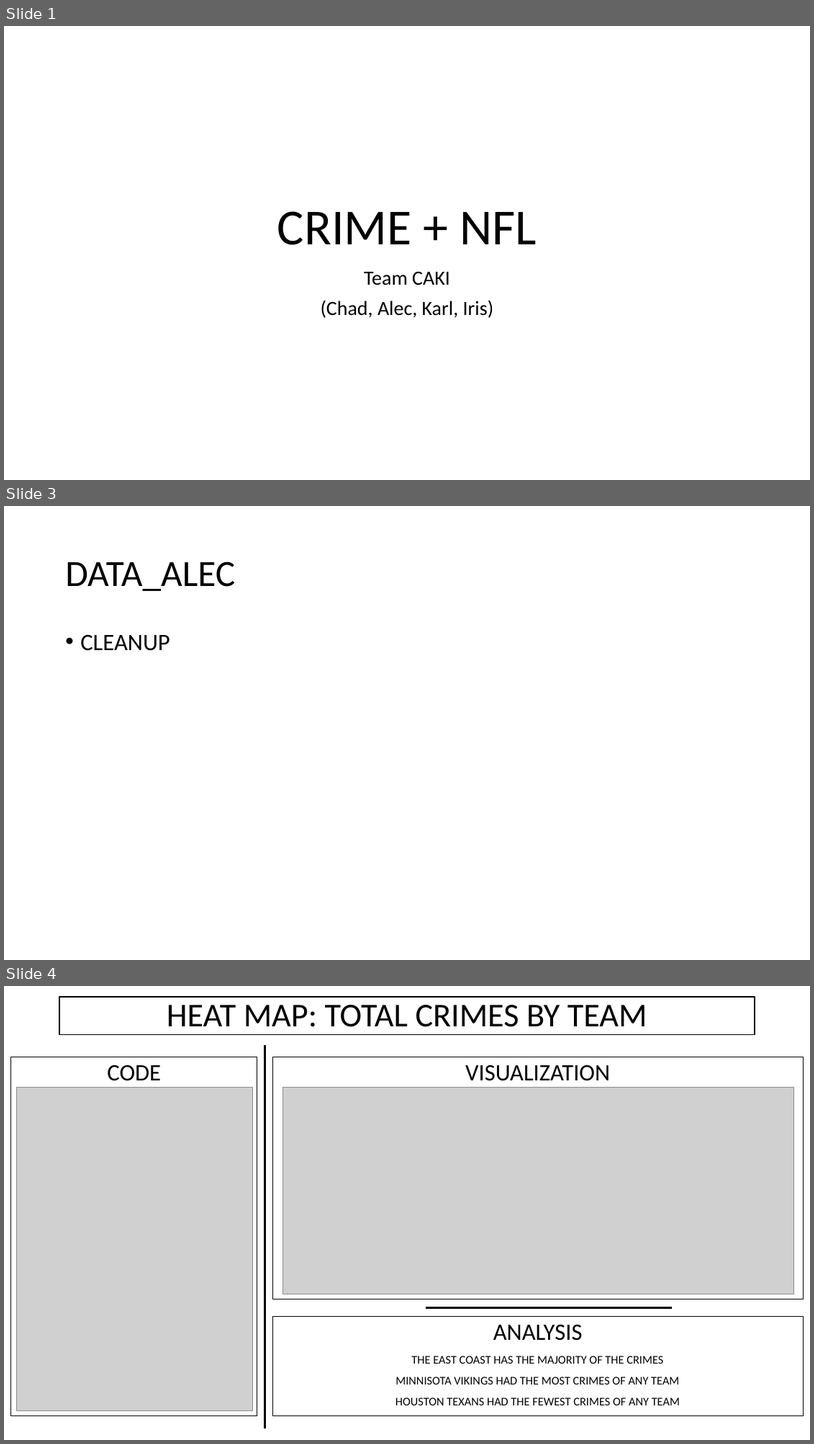
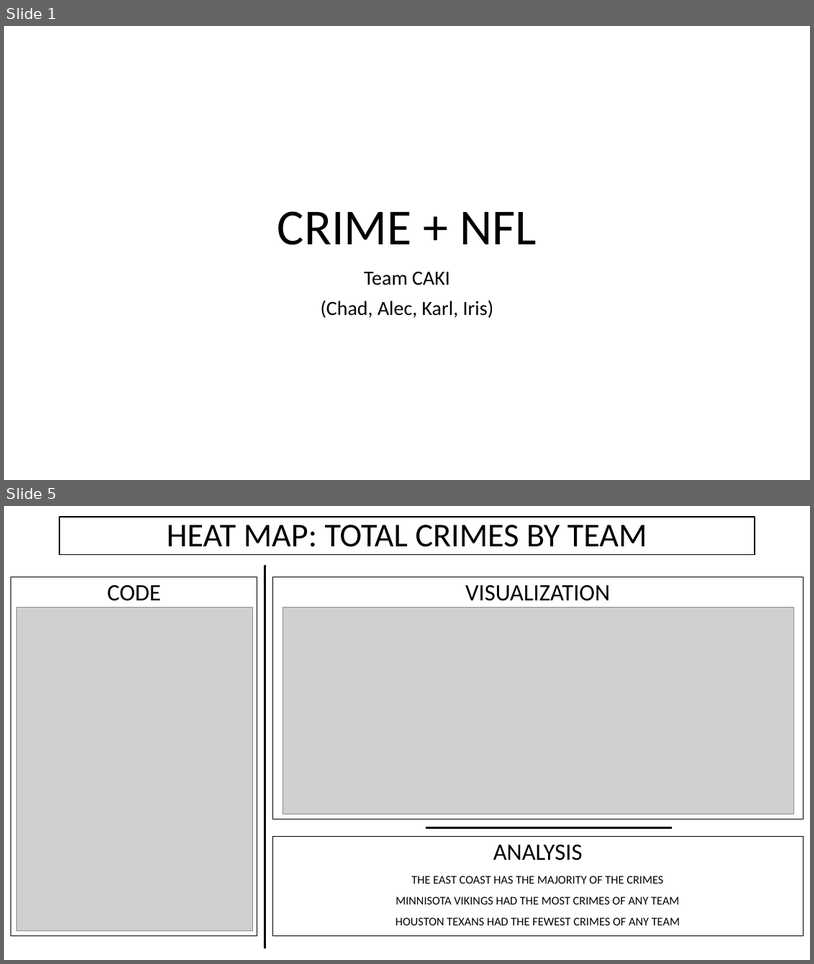
Before and after one commit to alecslaney/project2, a slide deck: CHADS_CODING/CRIME + NFL.pptx. Shown one above the other, each under a label of ours: slides 1, 3 and 4 before the commit, slides 1 and 5 after it; the slides between them are not shown. The pictures are 814x1444 and 814x964 pixels, drawn with LibreOffice and Linux fonts; fonts in the diff are those of the drawing; grey boxes stand for pictures. Boxes give left, top, right and bottom in pixels: in the first picture for what was removed or moved away, otherwise in the second. Text is boxed around its words. In the diff, an @@ line names an element or a change of style, - is before the commit and + after.

```diff
--- a/CHADS_CODING/CRIME + NFL.pptx
+++ b/CHADS_CODING/CRIME + NFL.pptx
@@ slide 3 removed at bbox=[4, 506, 810, 960], background #FFFFFF @@
@@ title removed at bbox=[65, 561, 235, 591] @@
-DATA_ALEC
@@ text removed at bbox=[80, 634, 170, 651] @@
-• CLEANUP
@@ what was slide 4 is now slide 5 @@
```
Also in this commit, not shown: 2 slides changed, 9 slides added, 4 other slides removed.
